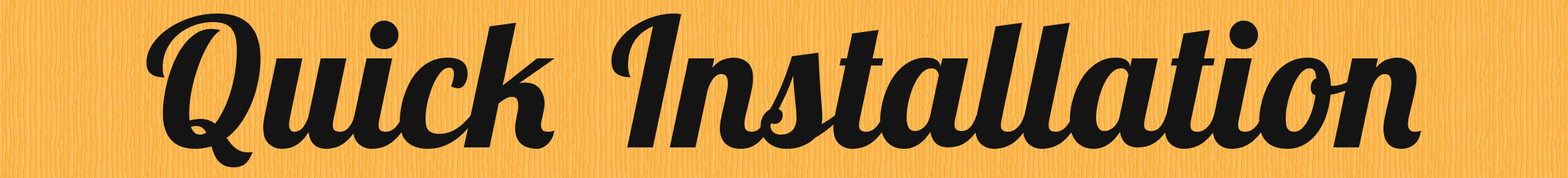
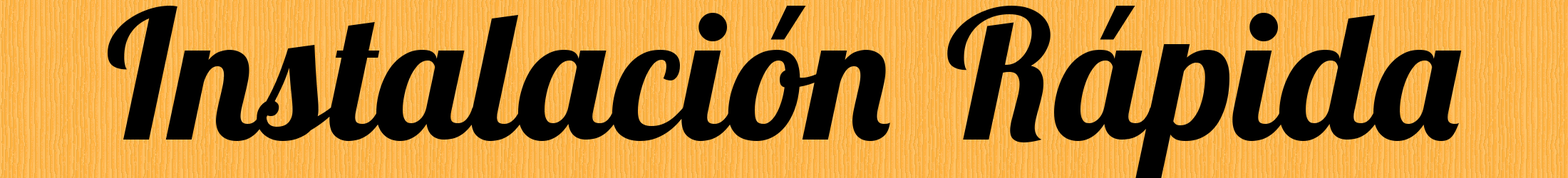
The second (1568, 178) image is a revision of the first. Changes to its layers:
renamed "Quick Installation" to "Instalación Rápida", painted on it over (107, 5, 1462, 178)
